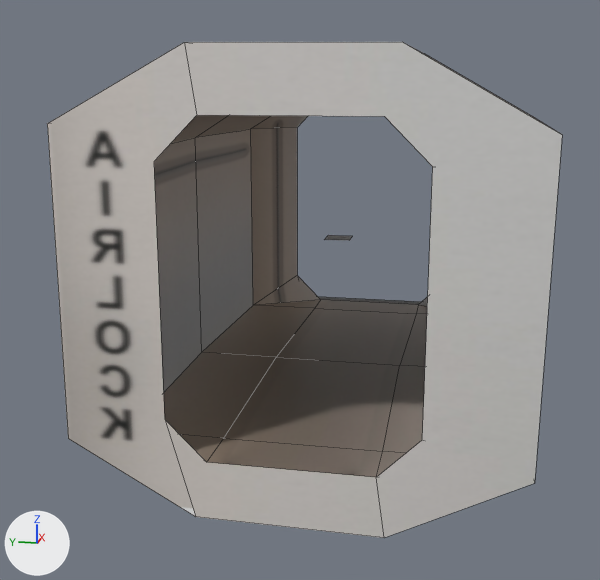
The Blender file Assets/homestead/models/airlock.blend, before and after one commit.
The view is the same before and after, from a 50 mm camera at (-6.56, -0.99, 1.19) aimed at (0.13, 0.34, -0.48). The lights are fixed; the arrows at lower left show +X, +Y and +Z. Mesh edges are drawn as thin lines.

Before the edit, the objects in view are built like this:
```python
me_cylinder_001 = bpy.data.meshes.new('Cylinder.001')
me_cylinder_001.from_pydata(...)  # 41 vertices, 29 faces; spans x -1.01..1.0, y -1.12..1.08, z 0.39..1.45
me_cylinder_001.materials.append(mat_hdu_01_jpg)  # picture img_hdu_01_jpg
ob_airlockbulk = bpy.data.objects.new('airlockBulk', me_cylinder_001)
ob_airlockbulk.location = (-0.764, 0.0, 0.0)
ob_airlockbulk.rotation_euler = (1.571, 1.169, 1.571)  # degrees (90, 67, 90)
ob_airlockbulk.scale = (1.55, 1.55, 1.94)
_m = ob_airlockbulk.modifiers.new('Mirror', 'MIRROR')
_m.mirror_object = ob_dummy
```
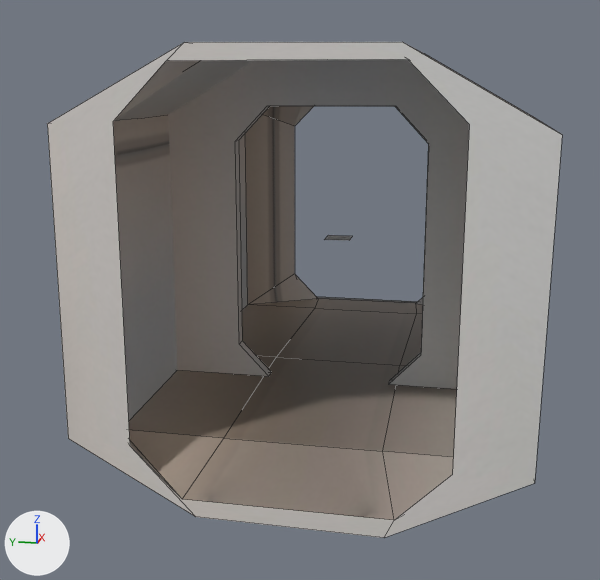
Boxes [x1, y1, x2, y2] around the edits, measured in the pictures (600 x 580 px):
```json
{"object": "airlockBulk", "change": "reshaped, modifiers changed", "before": [47, 42, 562, 538], "after": [47, 42, 562, 538]}
{"object": "airlockDoorway", "change": "added", "after": [168, 59, 470, 389]}
```

Edits to the scene script, one JSON object a line:
```json
{"block": "me_cylinder_001", "where": "# used by ob_airlockbulk; location = (-0.764, 0.0, 0.0); rotation_euler = (1.571, 1.169, 1.571), in degrees (90, 67, 90); scale = (1.55, 1.55, 1.94)"}
{"op": "remove", "block": "me_cylinder_001", "code": "me_cylinder_001.from_pydata(...)  # 41 vertices, 29 faces; spans x -1.01..1.0, y -1.12..1.08, z 0.39..1.45"}
{"op": "add", "block": "me_cylinder_001", "code": "me_cylinder_001.from_pydata(...)  # 76 vertices, 67 faces; spans x -1.01..1.0, y -1.12..1.08, z -0.66..1.45"}
{"block": "me_cylinder_001", "change": "me_cylinder_001 part 1"}
{"block": "me_cylinder_001", "change": "8 vertices are removed from x -0.84..0.92, y -0.97..0.9, z 0.39..1.26"}
{"block": "me_cylinder_001", "change": "10 faces are deleted"}
{"block": "me_cylinder_001", "change": "7 vertices in x -0.75..0.75, y -0.68..0.64, z 1.45 move by (0.0, 0.02, 0.0)"}
{"block": "me_cylinder_001", "change": "6 vertices move from x -0.76..0.92, y -0.99..0.88, z 0.98..1.45 to x -0.91..0.94, y -1.03..0.97, z 0.98..1.45"}
{"block": "me_cylinder_001", "change": "31 vertices are added at x -0.96..0.95, y -1.01..0.99, z -0.66..1.26"}
{"block": "me_cylinder_001", "change": "7 new vertices lie (0.01, 0.0, -1.05) away from vertices in x -1.01..0.99, y -1.12..1.08, z 0.39"}
{"block": "me_cylinder_001", "change": "5 new vertices lie (0.0, -0.02, -0.86) away from vertices in x -0.91..0.94, y -1.01..0.48, z 0.39"}
{"block": "me_cylinder_001", "change": "48 new faces join them"}
{"op": "add", "block": "me_cylinder_003", "code": ["me_cylinder_003 = bpy.data.meshes.new('Cylinder.003')", "me_cylinder_003.from_pydata(...)  # 30 vertices, 17 faces; spans x 0.28..0.38, y -1.27..1.27, z -1.05..1.41", "me_cylinder_003.materials.append(mat_hdu_01_jpg)  # picture img_hdu_01_jpg"]}
{"op": "remove", "block": "ob_airlockbulk", "code": "_m = ob_airlockbulk.modifiers.new('Mirror', 'MIRROR')"}
{"op": "remove", "block": "ob_airlockbulk", "code": "_m.mirror_object = ob_dummy"}
{"op": "add", "block": "ob_airlockdoorway", "code": ["ob_airlockdoorway = bpy.data.objects.new('airlockDoorway', me_cylinder_003)", "ob_airlockdoorway.location = (-0.764, 0.0, 0.0)"]}
```
